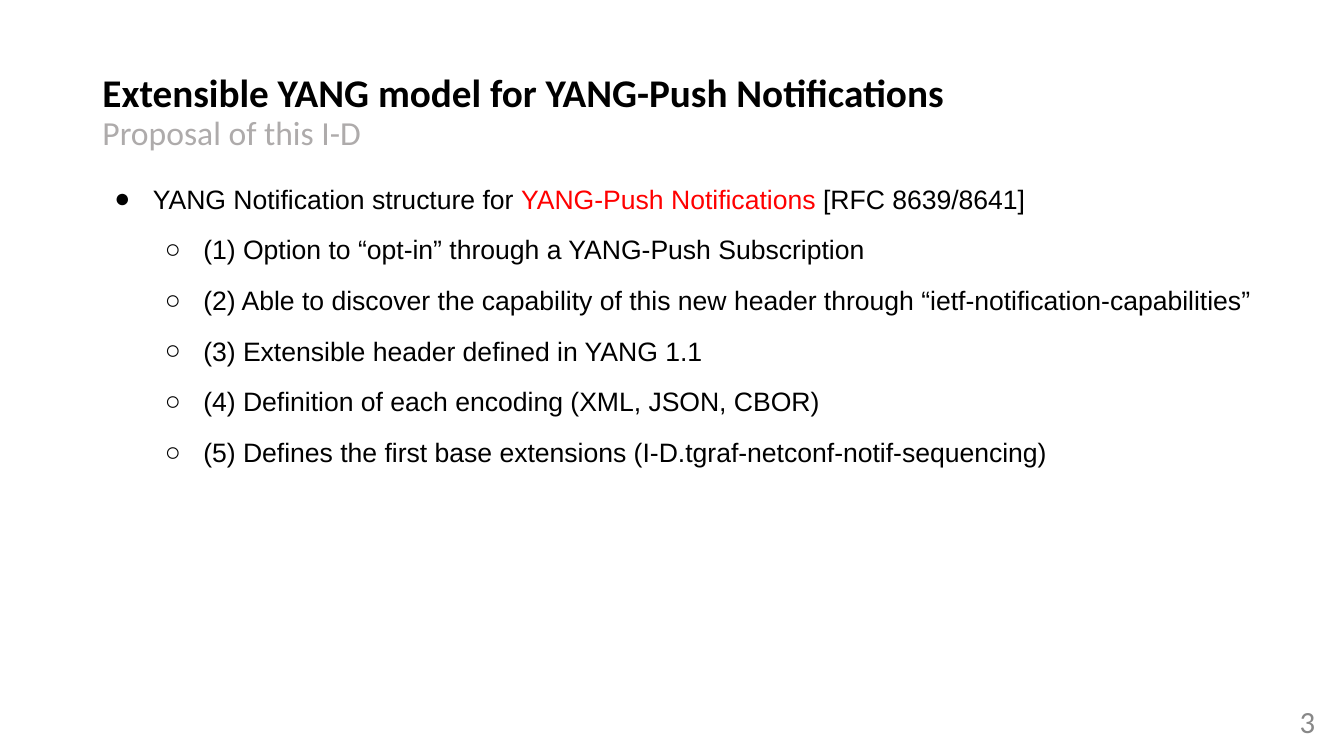
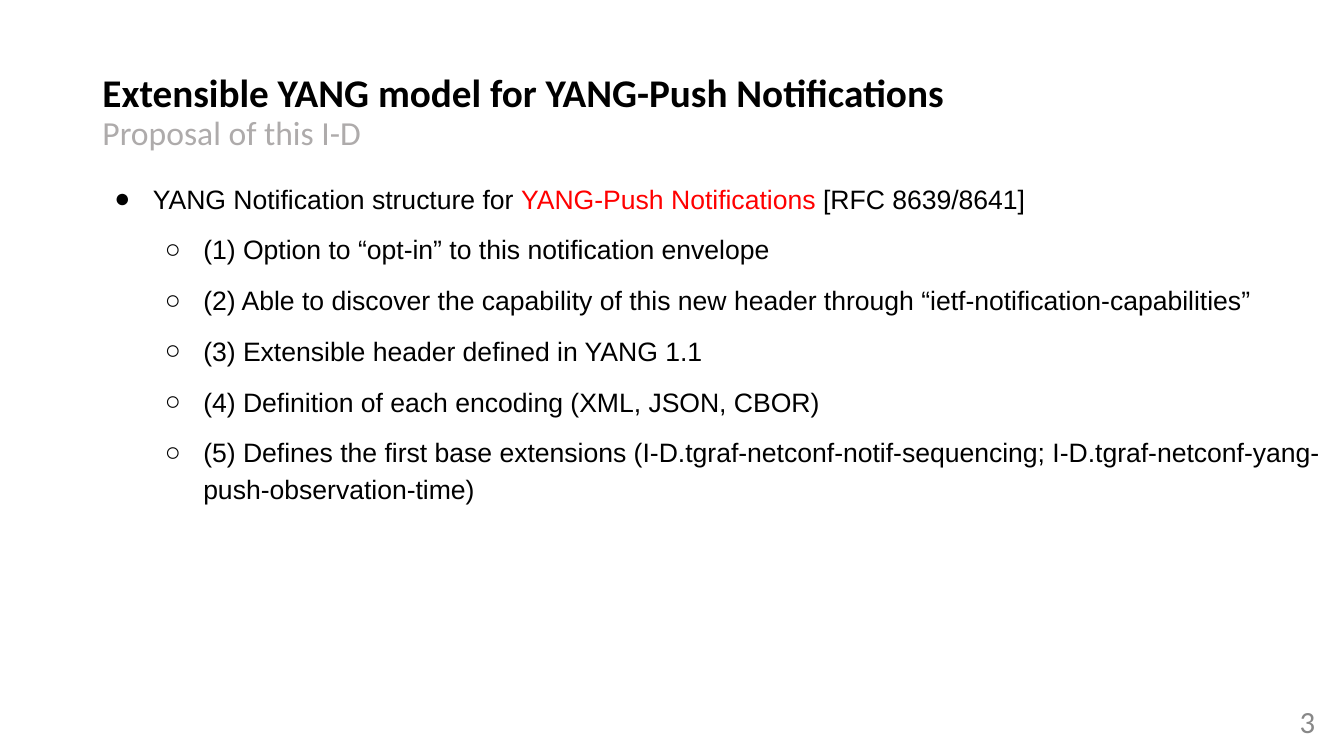
Before and after one commit to network-analytics/ietf-network-analytics-document-status, a slide deck: slide 3 of 122/NETCONF/netconf-nmop-interim-draft-netana-netconf-notif-envelope-02.pptx. Drawn at 1344x756 pixels with LibreOffice and Linux fonts; fonts in the diff are those of the drawing. Boxes give left, top, right and bottom in pixels: in the first picture for what was removed or moved away, otherwise in the second. Text is boxed around its words. In the diff, an @@ line names an element or a change of style, - is before the commit and + after.

Commit message:
notif-envelope

```diff
--- a/122/NETCONF/netconf-nmop-interim-draft-netana-netconf-notif-envelope-02.pptx
+++ b/122/NETCONF/netconf-nmop-interim-draft-netana-netconf-notif-envelope-02.pptx
@@ text at bbox=[203, 239, 770, 265]: text changed @@
-  ○ (1) Option to “opt-in” through a YANG-Push Subscription
+  ○ (1) Option to “opt-in” to this notification envelope
@@ text at bbox=[203, 442, 1319, 504]: text changed @@
-  ○ (5) Defines the first base extensions (I-D.tgraf-netconf-notif-sequencing)
+  ○ (5) Defines the first base extensions (I-D.tgraf-netconf-notif-sequencing; I-D.tgraf-netconf-yang-push-observation-time)
```
Also in this commit, not shown: 8 other slides changed, 2 slides added, 1 other file.
